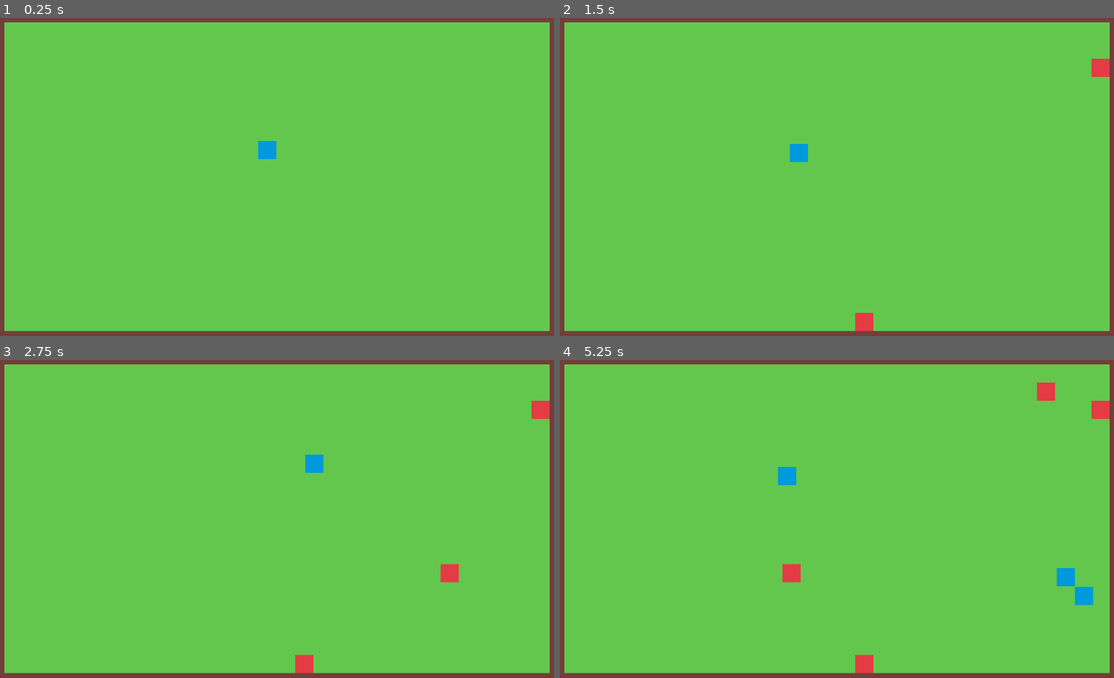
Above: before the commit, frames 1-4 (two rows, left to right).
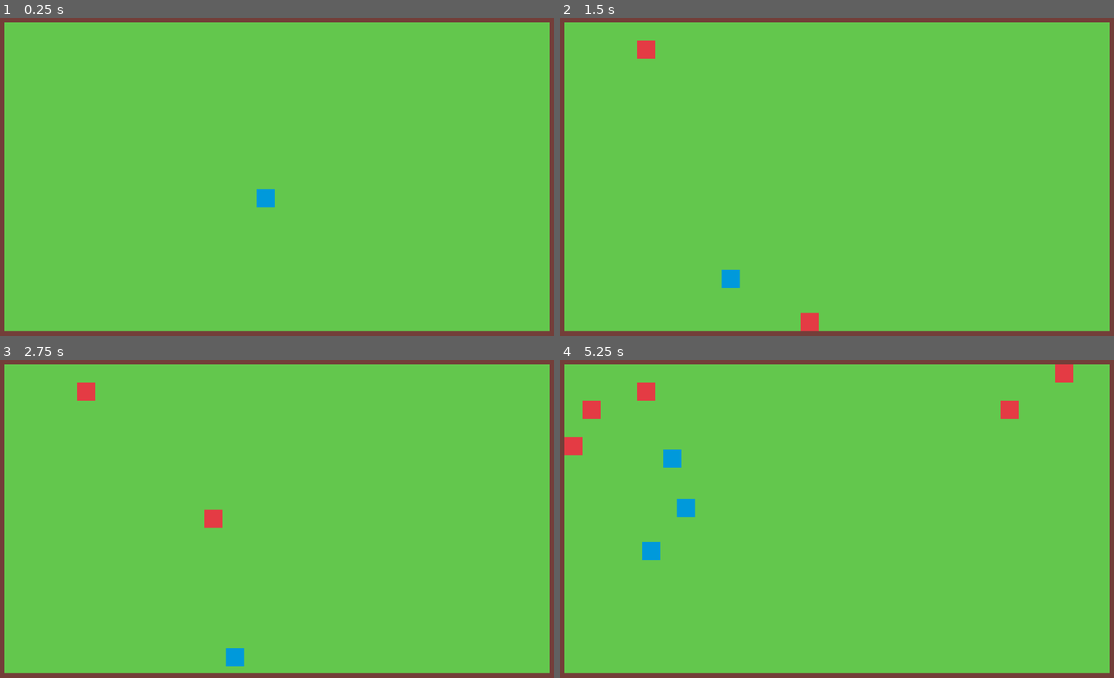
Above: after the commit, the same moments.

Repository: mariothedog/Natural-Selection
Game: Godot game, scene res://world/world.tscn
Two runs of this game, one before a commit and one after it. Both use one fixed random seed, a clock stepped at 60 frames per second and the inputs below.
Inputs:
- Up to frame 1 (0.25 s): no input
- Up to frame 2 (1.5 s): no input
- Up to frame 3 (2.75 s): no input
- Up to frame 4 (5.25 s): no input

The runs differ from the first frame. In frame 1, 0.4% of the frame differs, in the area x 46-50%, y 38-60%; in frame 2, 1.1%; in frame 3, 1.3%; in frame 4, 2.9%, in the area x 0-100%, y 1-99%.

Commit message:
Add random offset to new RNGs' seed

Diff:
--- a/src/species/base_species/base_species.gd
+++ b/src/species/base_species/base_species.gd
@@ -17,9 +17,9 @@
 var _target_position := Vector2.ZERO
 var _food_in_range := []  # Each food's global position ordered in ascending distance
 
+var _target_position_rng := Rand.get_new_random_generator()
+
 onready var health: float = phenotypes.max_health
-
-onready var target_position_rng := Rand.get_new_random_generator()
 
 onready var space_state := get_world_2d().direct_space_state
 
@@ -72,7 +72,7 @@
 
 
 func _get_new_target_position() -> Vector2:
-	var dir := Vector2(target_position_rng.randf_range(-1, 1), target_position_rng.randf_range(-1, 1)).normalized()
+	var dir := Vector2(_target_position_rng.randf_range(-1, 1), _target_position_rng.randf_range(-1, 1)).normalized()
 	return position + dir * phenotypes.vision_radius
 
 
--- a/src/utility/random.gd
+++ b/src/utility/random.gd
@@ -1,15 +1,18 @@
 extends Node
 
-var MAIN_SEED = 1612975019503  #OS.get_system_time_msecs()
+var MAIN_SEED := 1612975019503  #OS.get_system_time_msecs()
+
+var _rng_offset_rng := RandomNumberGenerator.new()
 
 
 func _ready() -> void:
 	print("Main Seed: ", MAIN_SEED)
+	_rng_offset_rng.seed = MAIN_SEED
 
 
 func get_new_random_generator() -> RandomNumberGenerator:
 	var rnd := RandomNumberGenerator.new()
-	rnd.seed = MAIN_SEED
+	rnd.seed = MAIN_SEED + _rng_offset_rng.randi()
 	return rnd
 
 
